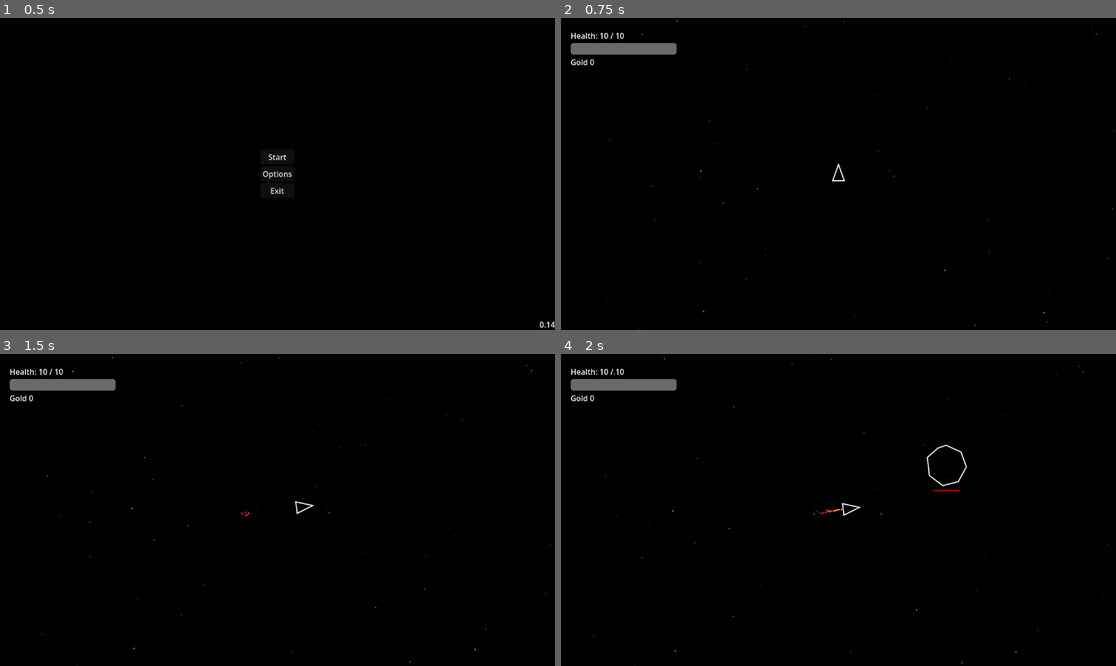
Above: before the commit, frames 1-4 (two rows, left to right).
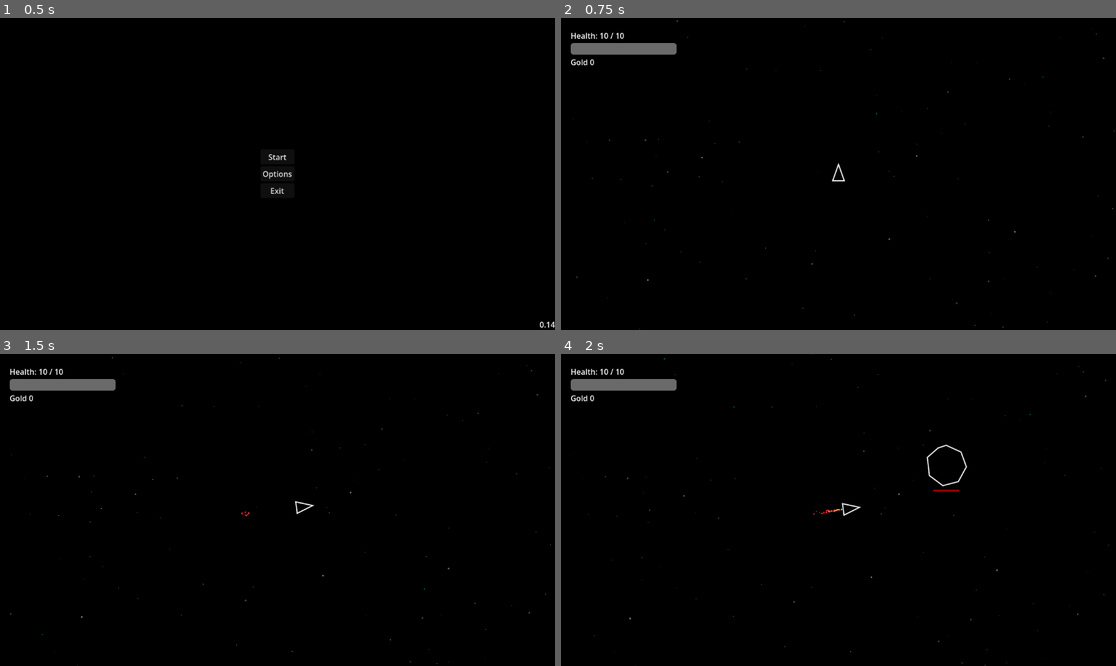
Above: after the commit, the same moments.

Repository: Jarmahent/RogueInvader
Game: Godot game, scene res://main.tscn
Two runs of this game, one before a commit and one after it. Both use one fixed random seed, a clock stepped at 60 frames per second and the inputs below.
Inputs (mouse positions are in pixels of both pictures, inside the frame that each line leads up to):
- Up to frame 1 (0.5 s): no input
- Up to frame 2 (0.75 s): click "Start" at 0.5 s
- Up to frame 3 (1.5 s): tap Enter at 1.25 s; move the mouse to (399, 494) at 1.27 s; hold W (thrust) from 1.28 s (still down); tap Space (dash) at 1.35 s
- Up to frame 4 (2 s): keep holding W (thrust)

Frame 1 is identical in both runs. In frame 2, less than 0.1% of the frame differs, in the area x 2-100%, y 0-100%; in frame 3, less than 0.1%, in the area x 1-100%, y 0-100%; in frame 4, less than 0.1%.

Commit message:
Fixed issues with low fps

Diff:
--- a/common/backgrounds/star_layer.gd
+++ b/common/backgrounds/star_layer.gd
@@ -35,6 +35,6 @@
 		)
 
 		var color := star_color
-		color.a * random.randf_range(0.4, 1.0)
+		color.a *= random.randf_range(0.4, 1.0)
 
 		draw_circle(star_position, radius, color)
--- a/common/backgrounds/starfield.tscn
+++ b/common/backgrounds/starfield.tscn
@@ -12,7 +12,8 @@
 
 [node name="Stars" type="Node2D" parent="FarStars" unique_id=367767739]
 script = ExtResource("1_yddb6")
-star_count = 150
+star_count = 250
+star_color = Color(1, 1, 1, 0.5019608)
 
 [node name="MidStars" type="Parallax2D" parent="." unique_id=489790539]
 scroll_scale = Vector2(0.25, 0.25)
@@ -21,19 +22,21 @@
 
 [node name="Stars" type="Node2D" parent="MidStars" unique_id=1882594183]
 script = ExtResource("1_yddb6")
-star_count = 100
+star_count = 150
 star_seed = 200
 minimum_radius = 0.8
 maximum_radius = 1.5
+star_color = Color(0, 0.9133334, 0.9000948, 0.5019608)
 
 [node name="NearStars" type="Parallax2D" parent="." unique_id=1921067580]
-scroll_scale = Vector2(0.55, 0.55)
+scroll_scale = Vector2(0.35, 0.35)
 repeat_size = Vector2(2048, 2048)
 repeat_times = 3
 
 [node name="Stars" type="Node2D" parent="NearStars" unique_id=1641211248]
 script = ExtResource("1_yddb6")
-star_count = 50
+star_count = 100
 star_seed = 300
 minimum_radius = 1.2
 maximum_radius = 2.0
+star_color = Color(1, 1, 1, 0.5019608)
--- a/entities/asteroid/asteroid.gd
+++ b/entities/asteroid/asteroid.gd
@@ -83,6 +83,7 @@
 	for index in range(points.size()):
 		points[index] *= size_multiplier
 
+	draw_colored_polygon(points, Color.BLACK)
 	draw_polyline(points, Color.WHITE, 2.0, true)
 
 func _physics_process(delta: float) -> void:
--- a/entities/player/player.gd
+++ b/entities/player/player.gd
@@ -55,7 +55,7 @@
 		Vector2(0, -20),
 	])
 
-
+	draw_colored_polygon(points, Color.BLACK)
 	draw_polyline(points, Color.WHITE, 2.0, true)
 
 
--- a/project.godot
+++ b/project.godot
@@ -10,7 +10,7 @@
 
 [application]
 
-config/name="RogueInvaderTest"
+config/name="RogueInvader"
 run/main_scene="res://main.tscn"
 config/features=PackedStringArray("4.7", "GL Compatibility")
 boot_splash/show_image=false
